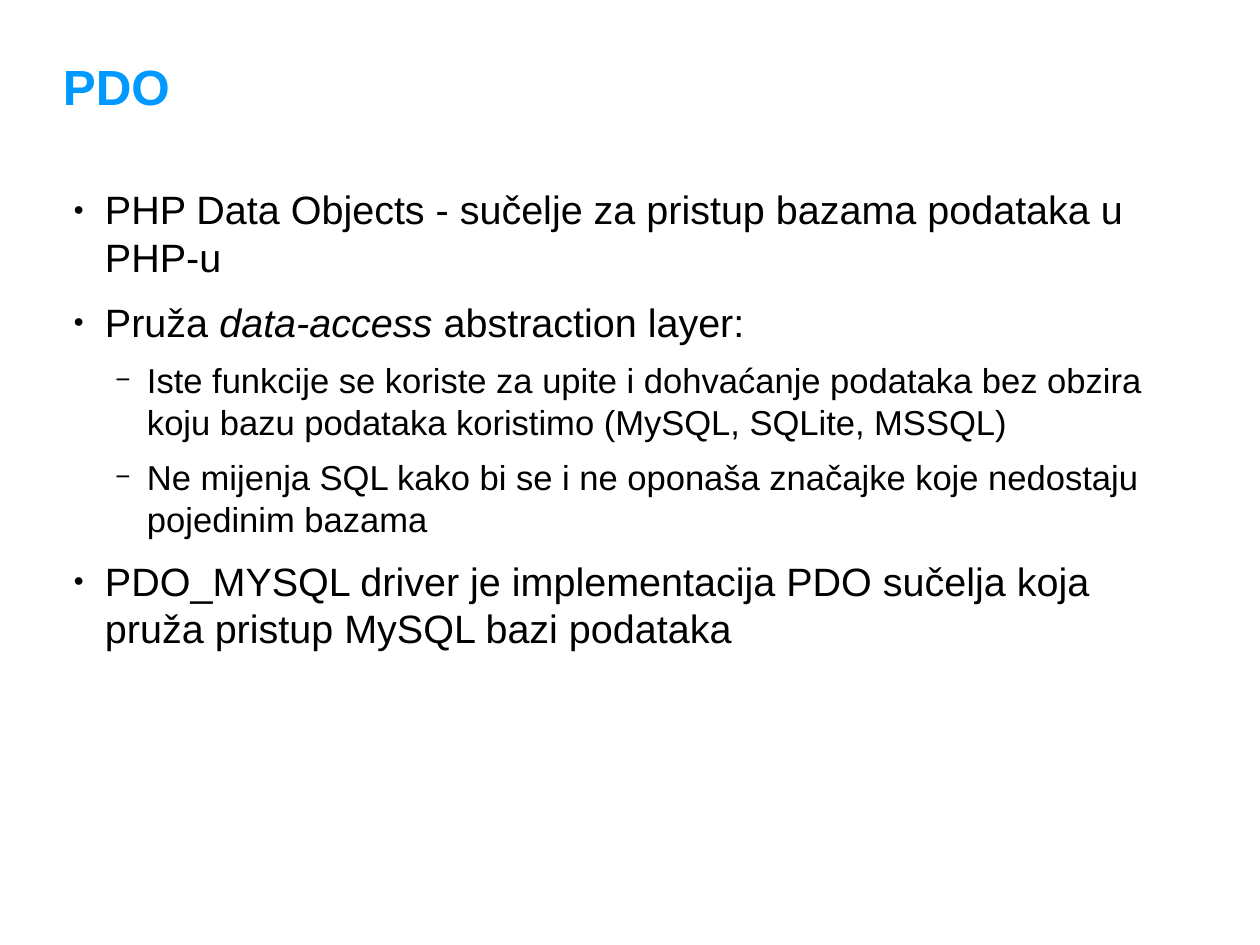
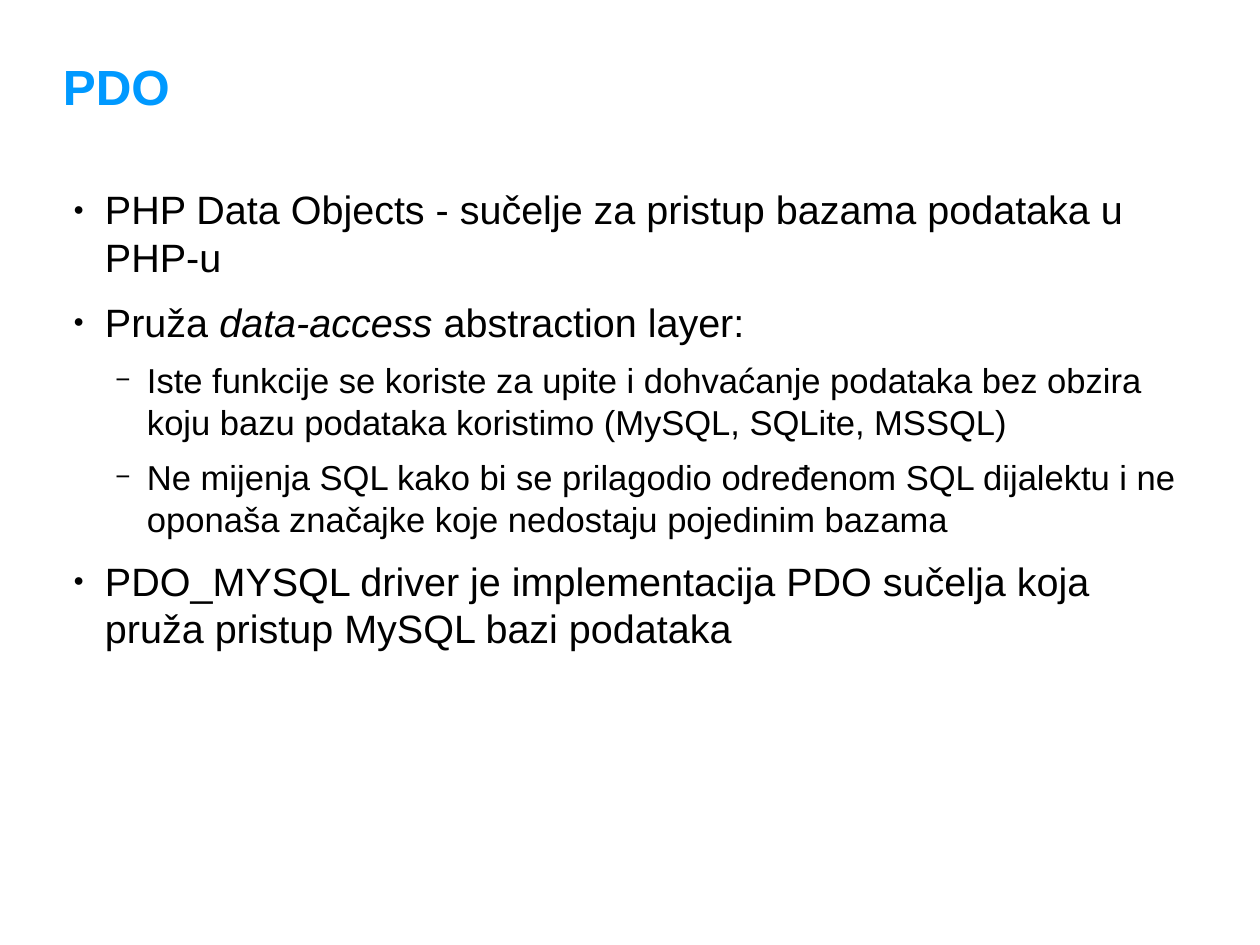
Before and after one commit to adriatichr/php-academy, a slide deck: slide 42 of predavanja/10 Relacijske baze podataka i MySQL.odp. Drawn at 1260x945 pixels with LibreOffice and Linux fonts; fonts in the diff are those of the drawing; background and template pictures are left out. Boxes give left, top, right and bottom in pixels: in the first picture for what was removed or moved away, otherwise in the second. Text is boxed around its words. In the diff, an @@ line names an element or a change of style, - is before the commit and + after.

```diff
--- a/predavanja/10 Relacijske baze podataka i MySQL.odp
+++ b/predavanja/10 Relacijske baze podataka i MySQL.odp
@@ text at (x1=147, y1=465, x2=1175, y2=539): text changed @@
-  − Ne mijenja SQL kako bi se i ne oponaša značajke koje nedostaju pojedinim bazama
+  − Ne mijenja SQL kako bi se prilagodio određenom SQL dijalektu i ne oponaša značajke koje nedostaju pojedinim bazama
```
Also in this commit, not shown: 1 other slide changed.
